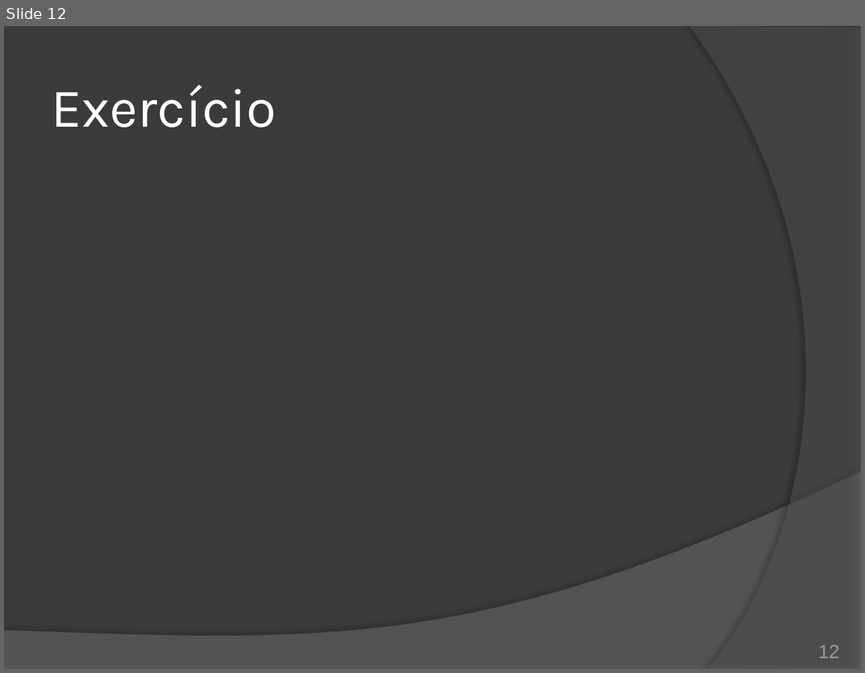
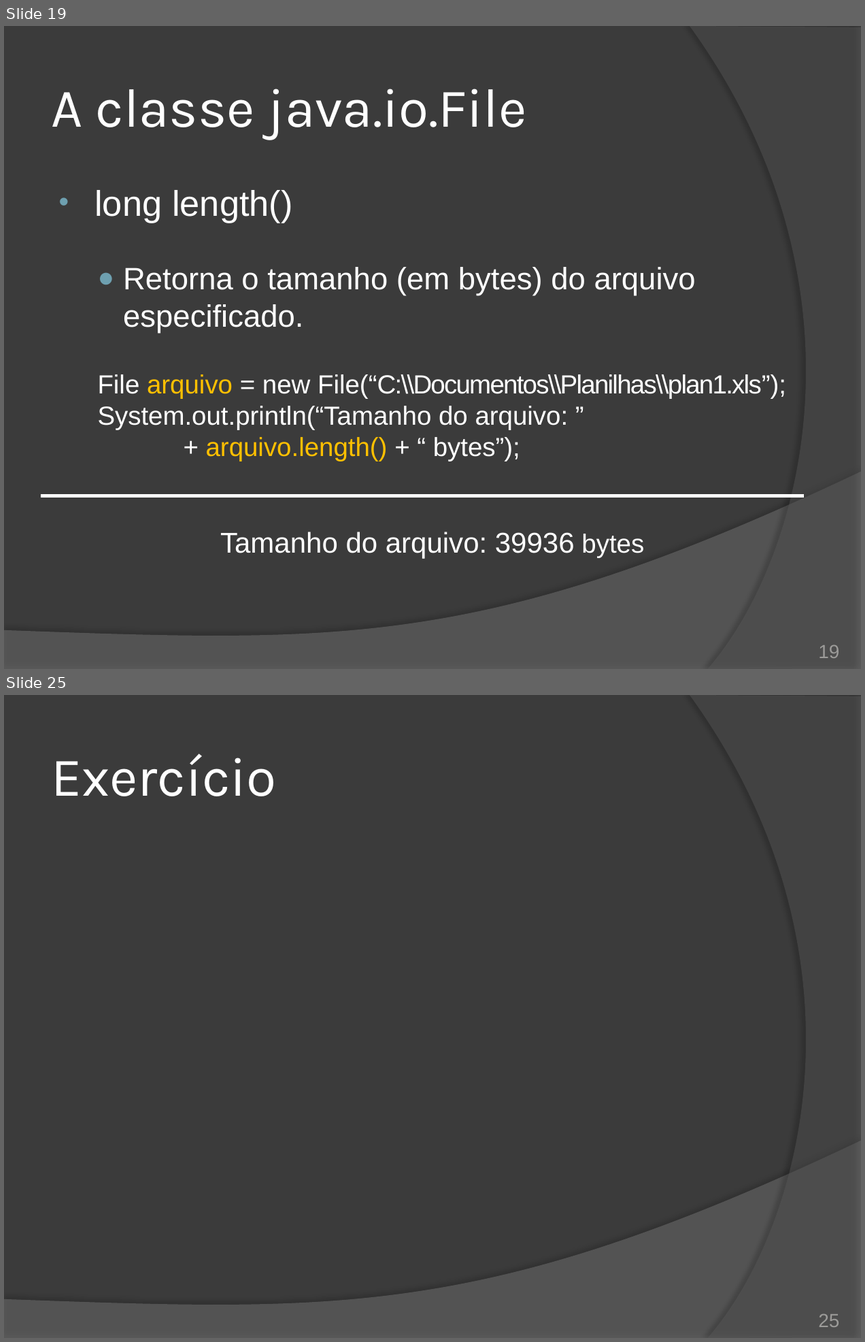
Before and after one commit to duchesqui/slzvieira-training, a slide deck: 2-Java-Programmer-Modulo-II/16.Capitulo10.pptx. Shown one above the other, each under a label of ours: slide 12 before the commit, slides 19 and 25 after it; the slides between them are not shown. The pictures are 865x673 and 865x1342 pixels, drawn with LibreOffice and Linux fonts; fonts in the diff are those of the drawing. Boxes give left, top, right and bottom in pixels: in the first picture for what was removed or moved away, otherwise in the second. Text is boxed around its words. In the diff, an @@ line names an element or a change of style, - is before the commit and + after.

Commit message:
Capítulo 10: Java I/O - Manipulação do sistema de arquivos com a classe File

```diff
--- a/2-Java-Programmer-Modulo-II/16.Capitulo10.pptx
+++ b/2-Java-Programmer-Modulo-II/16.Capitulo10.pptx
@@ slide 19 added at [4,26,861,669], background #3B3B3B; not listed: 2 template elements that a slide beside it also shows @@
@@ title added at [51,89,527,140], 46 pt, text #FFFFFF @@
+A classe java.io.File
@@ text added at [94,190,786,558], 22 pt, text #FFFFFF @@
+• long length()
+  ● Retorna o tamanho (em bytes) do arquivo especificado.
+File arquivo = new File(“C:\\Documentos\\Planilhas\\plan1.xls”);
+System.out.println(“Tamanho do arquivo: ”
++ arquivo.length() + “ bytes”);
+Tamanho do arquivo: 39936 bytes
@@ line added from (41, 495) to (804, 495), #FFFFFF 3 pt @@
@@ page number added at [818,645,839,658], 16 pt, text #9D9B9A @@
+19
@@ what was slide 12 is now slide 25 @@
@@ page number at [818,1314,839,1327]: text changed @@
-12
+25
```
Also in this commit, not shown: 2 slides changed, 20 other slides added.
